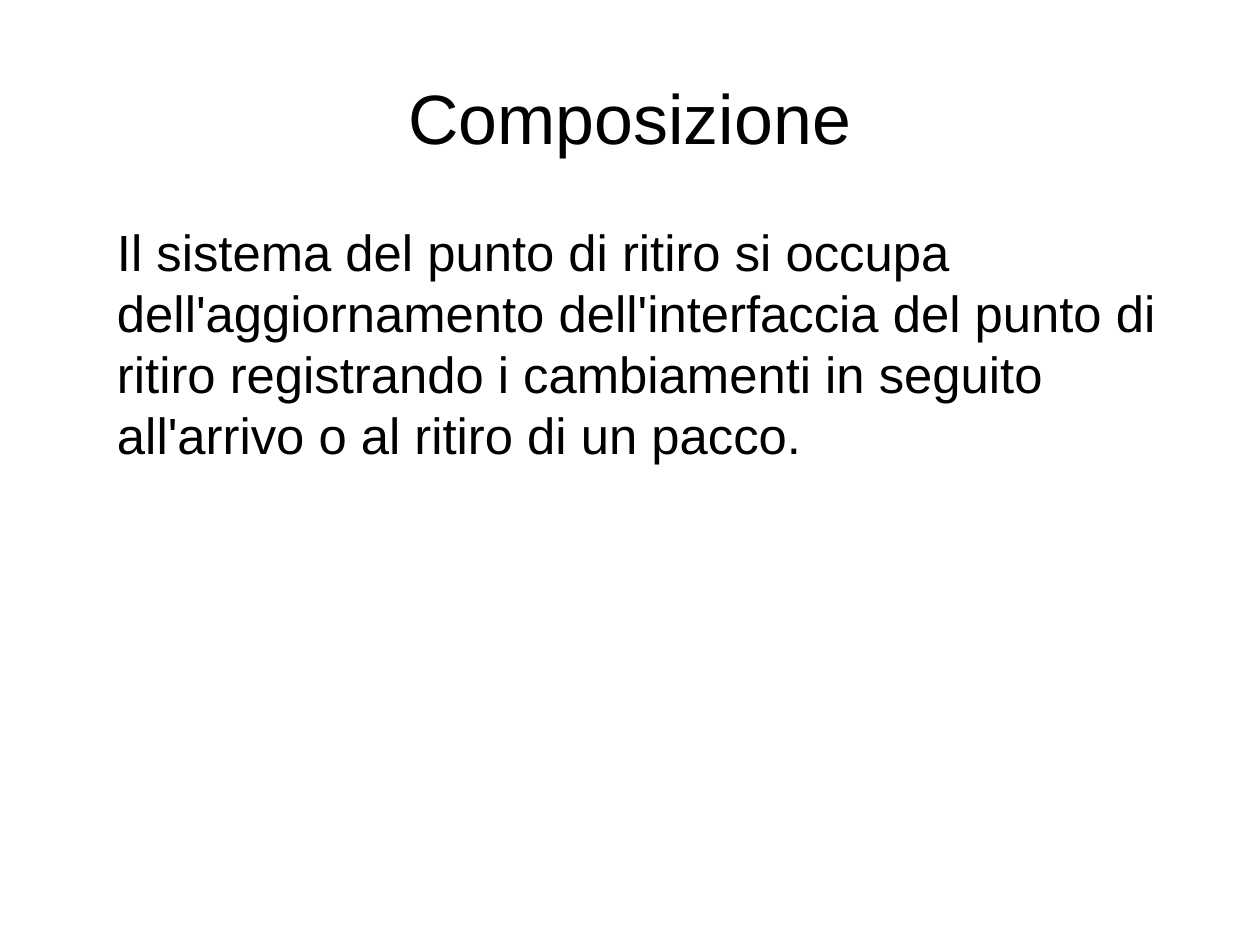
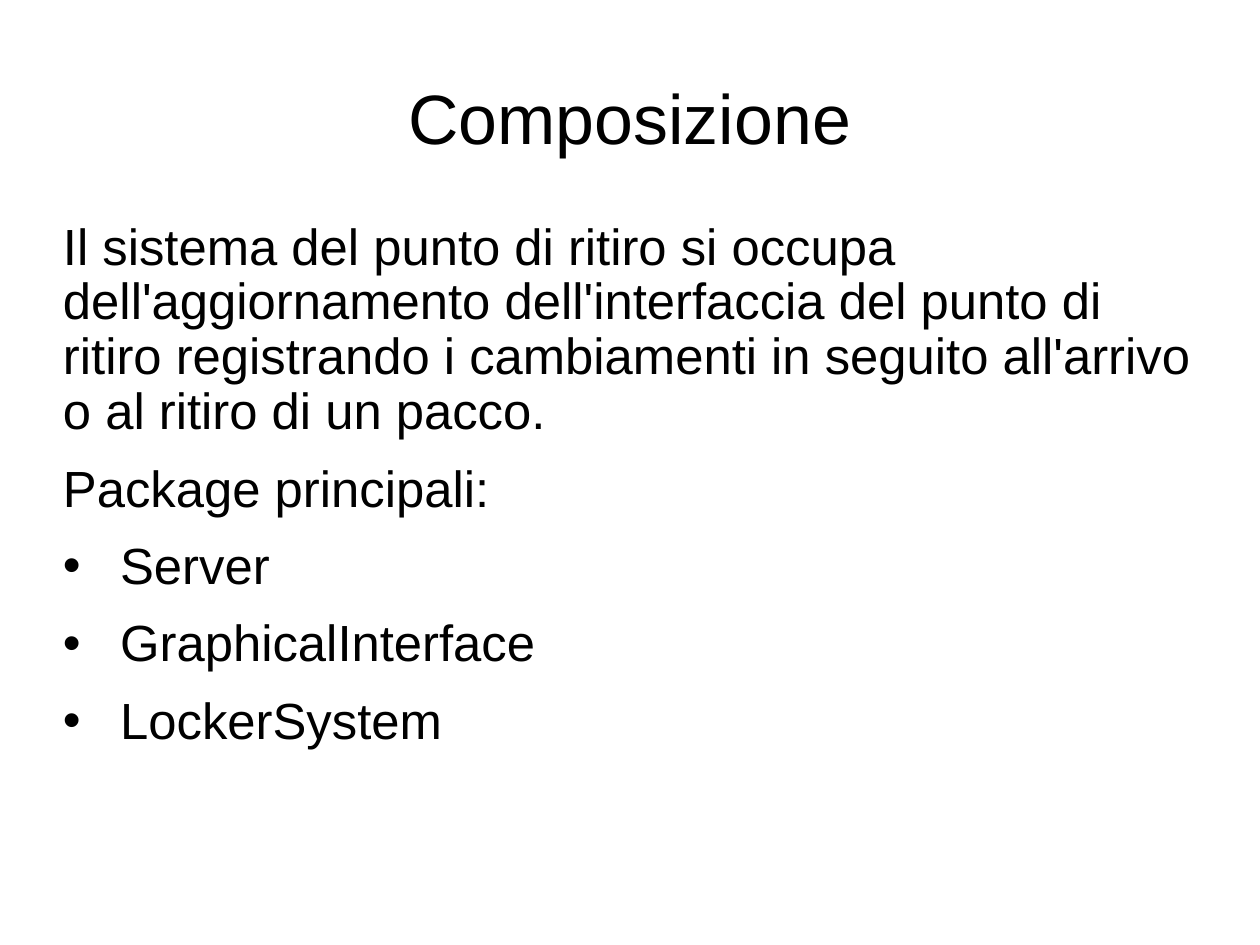
Before and after one commit to LeoCard1/Progetto-D19, a slide deck: slide 7 of PresentazioneProgettoD19.odp. Drawn at 1260x945 pixels with LibreOffice and Linux fonts; fonts in the diff are those of the drawing. Boxes give left, top, right and bottom in pixels: in the first picture for what was removed or moved away, otherwise in the second. Text is boxed around its words. In the diff, an @@ line names an element or a change of style, - is before the commit and + after.

```diff
--- a/PresentazioneProgettoD19.odp
+++ b/PresentazioneProgettoD19.odp
@@ text at (x1=63, y1=228, x2=1190, y2=440): indent changed; line spacing 1 to 0.9 @@
@@ text at (x1=63, y1=470, x2=535, y2=749): paragraphs added @@
+Package principali:
+• Server
+• GraphicalInterface
+• LockerSystem
```
Also in this commit, not shown: 23 other slides changed, 1 slide added, 1 other file.
